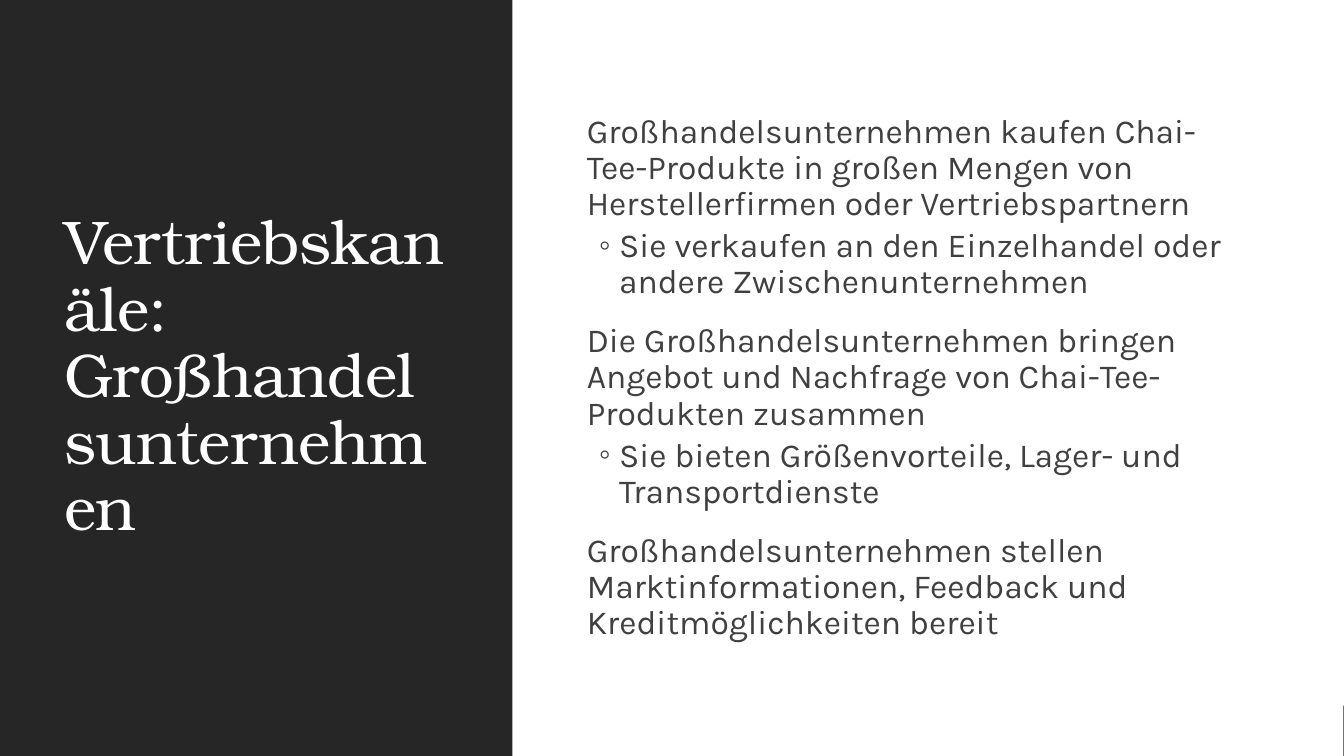
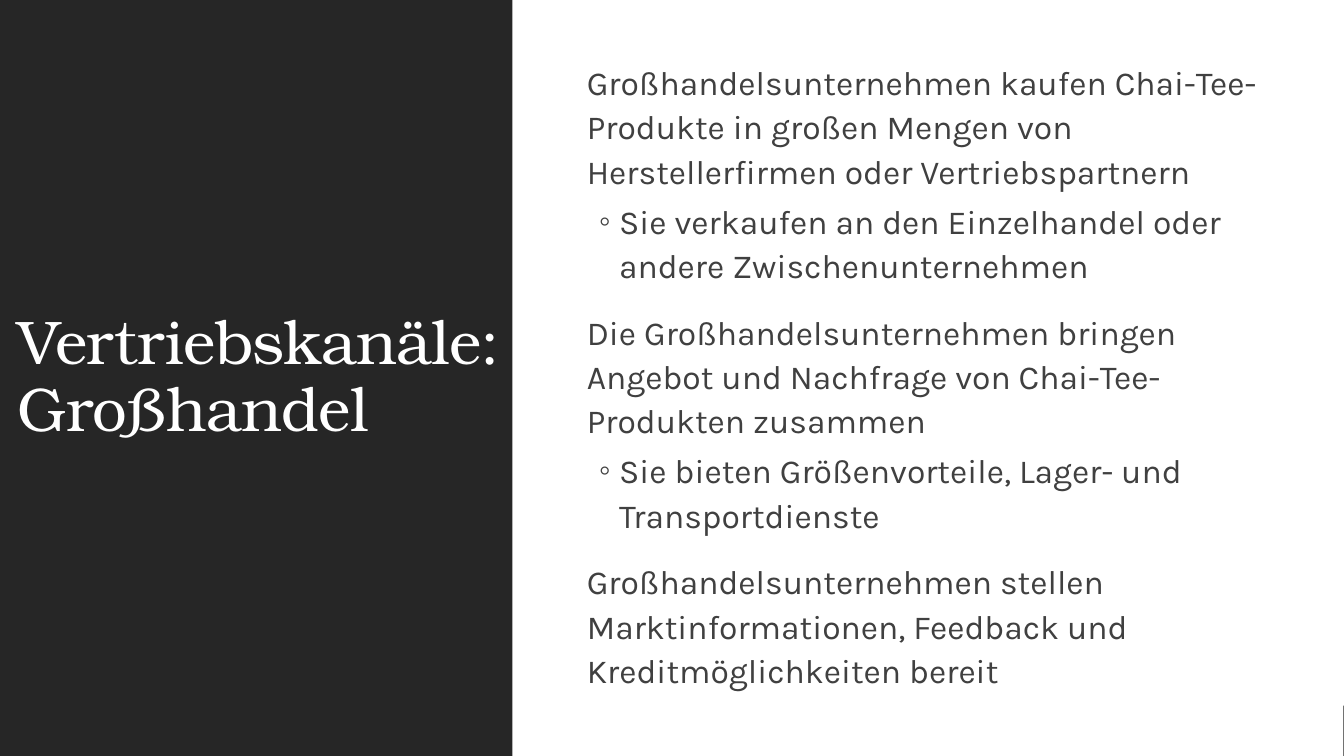
Before and after one commit to MicrosoftLearning/MS-4004-Empower-workforce-copilot-use-cases.de-de, a slide deck: slide 9 of ResourceFiles/Mystic Spice Premium Chai Market Analysis Presentation.pptx. Drawn at 1344x756 pixels with LibreOffice and Linux fonts; fonts in the diff are those of the drawing. Boxes give left, top, right and bottom in pixels: in the first picture for what was removed or moved away, otherwise in the second. Text is boxed around its words. In the diff, an @@ line names an element or a change of style, - is before the commit and + after.

```diff
--- a/ResourceFiles/Mystic Spice Premium Chai Market Analysis Presentation.pptx
+++ b/ResourceFiles/Mystic Spice Premium Chai Market Analysis Presentation.pptx
@@ text "Großhandelsunternehmen kaufen Chai-Tee-Produkte in großen ...": place and size @@
-text "Großhandelsunternehmen kaufen Chai-Tee-Produkte in großen ..." at [587, 120, 1221, 643]
+text "Großhandelsunternehmen kaufen Chai-Tee-Produkte in großen ..." at [587, 72, 1257, 692]
@@ text "Großhandelsunternehmen kaufen Chai-Tee-Produkte in großen ..." at [587, 72, 1257, 692]: line spacing 0.9 to 1.1 @@
@@ title at [18, 320, 501, 438]: text changed @@
-Vertriebskanäle: Großhandelsunternehmen
+Vertriebskanäle: Großhandel
```
Also in this commit, not shown: 12 other slides changed, 18 other files.
